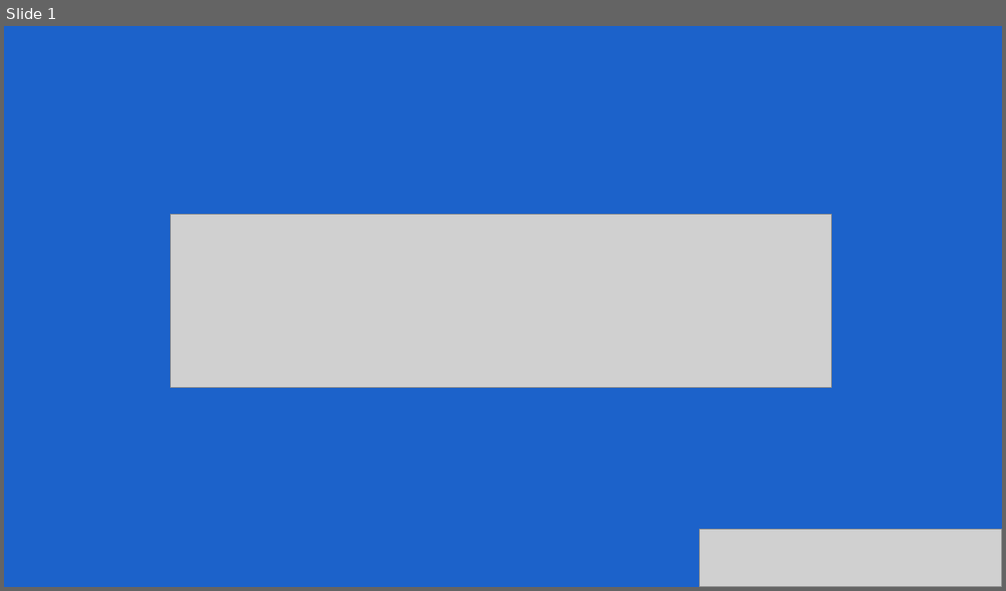
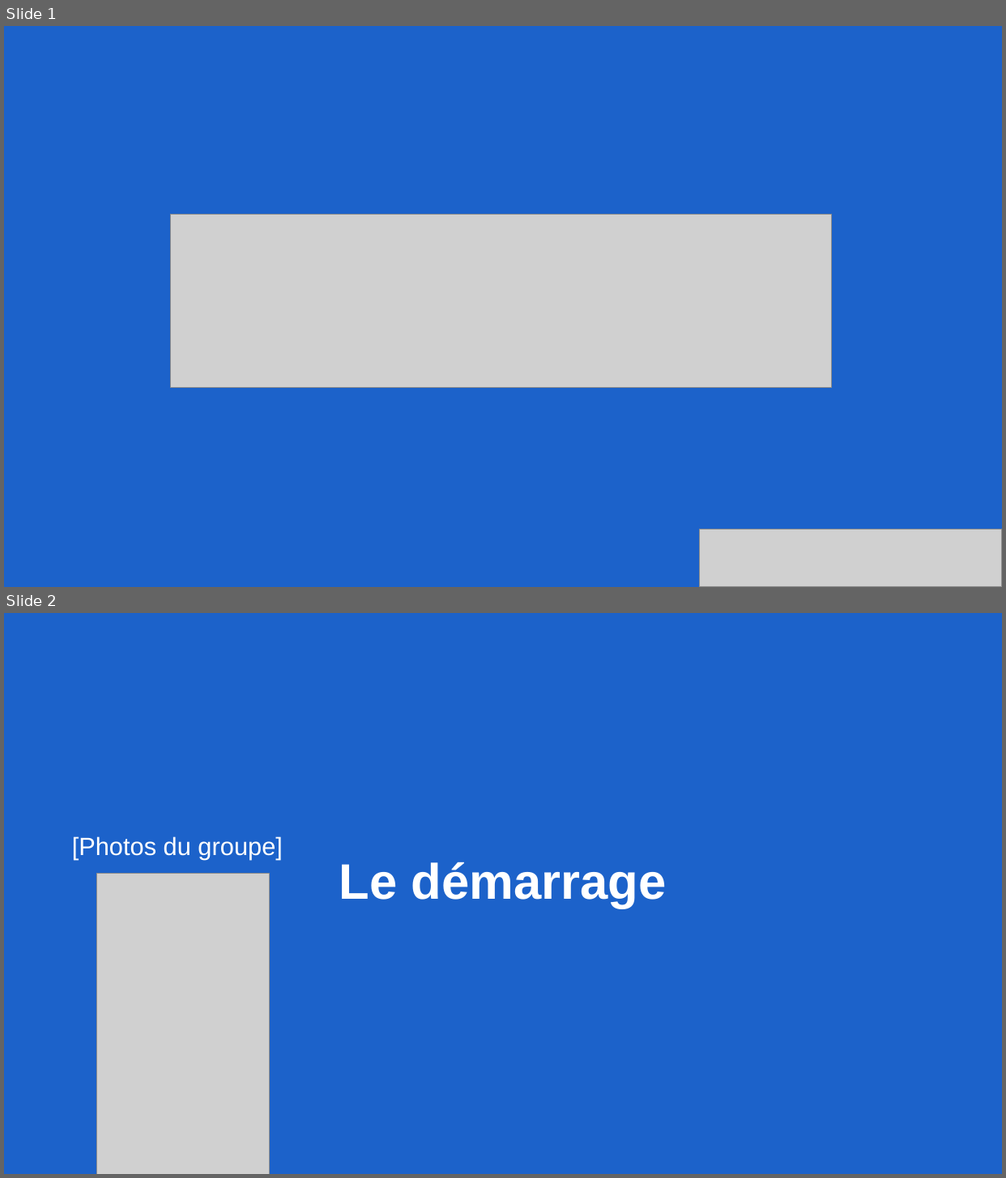
Before and after one commit to SkillUflow/RePlaced, a slide deck: .documents/Présentation - mercredi 22 mai/Soutenance du projet.pptx. Shown one above the other, each under a label of ours: slide 1 before the commit, slides 1 and 2 after it. The pictures are 1006x591 and 1006x1178 pixels, drawn with LibreOffice and Linux fonts; fonts in the diff are those of the drawing; grey boxes stand for pictures. Boxes give left, top, right and bottom in pixels: in the first picture for what was removed or moved away, otherwise in the second. Text is boxed around its words. In the diff, an @@ line names an element or a change of style, - is before the commit and + after.

```diff
--- a/.documents/Présentation - mercredi 22 mai/Soutenance du projet.pptx
+++ b/.documents/Présentation - mercredi 22 mai/Soutenance du projet.pptx
@@ slide 2 added at (x1=4, y1=613, x2=1002, y2=1174), background #FFFFFF @@
@@ rectangle added at (x1=4, y1=613, x2=1002, y2=1174), fill #1C62CA @@
@@ text added at (x1=72, y1=837, x2=282, y2=860), 24 pt, text #FFFFFF @@
+[Photos du groupe]
@@ picture added at (x1=96, y1=874, x2=269, y2=1174) @@
@@ title added at (x1=339, y1=862, x2=667, y2=908), 48 pt, text #FFFFFF, bold @@
+Le démarrage
```
Also in this commit, not shown: 9 other slides added, 3 slides removed, 2 other files.
